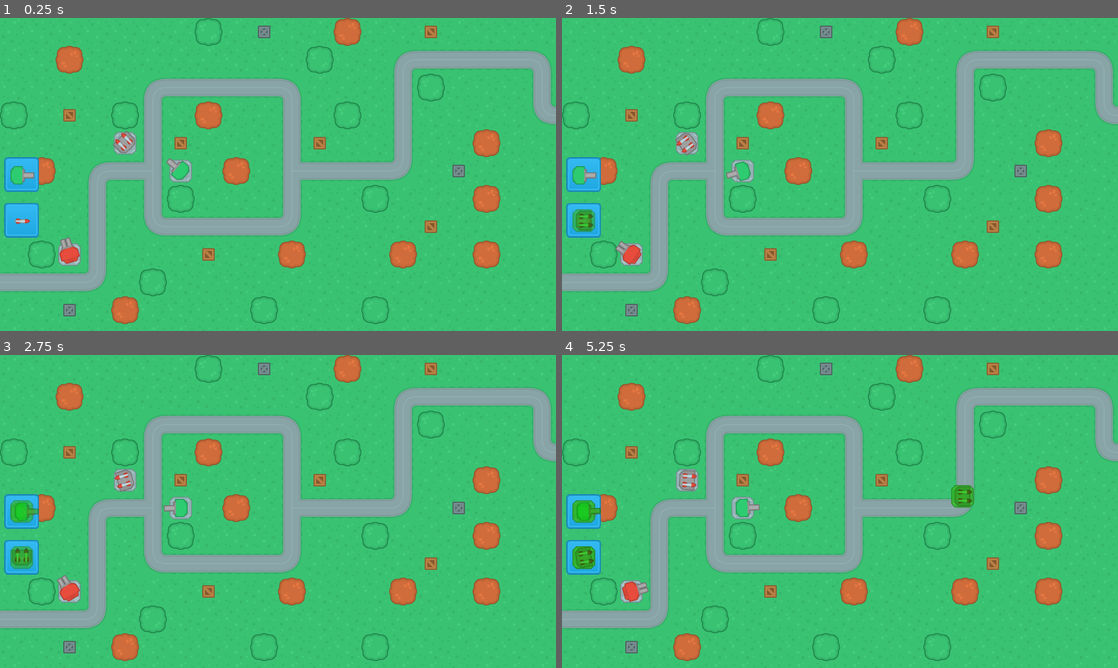
Above: before the commit, frames 1-4 (two rows, left to right).
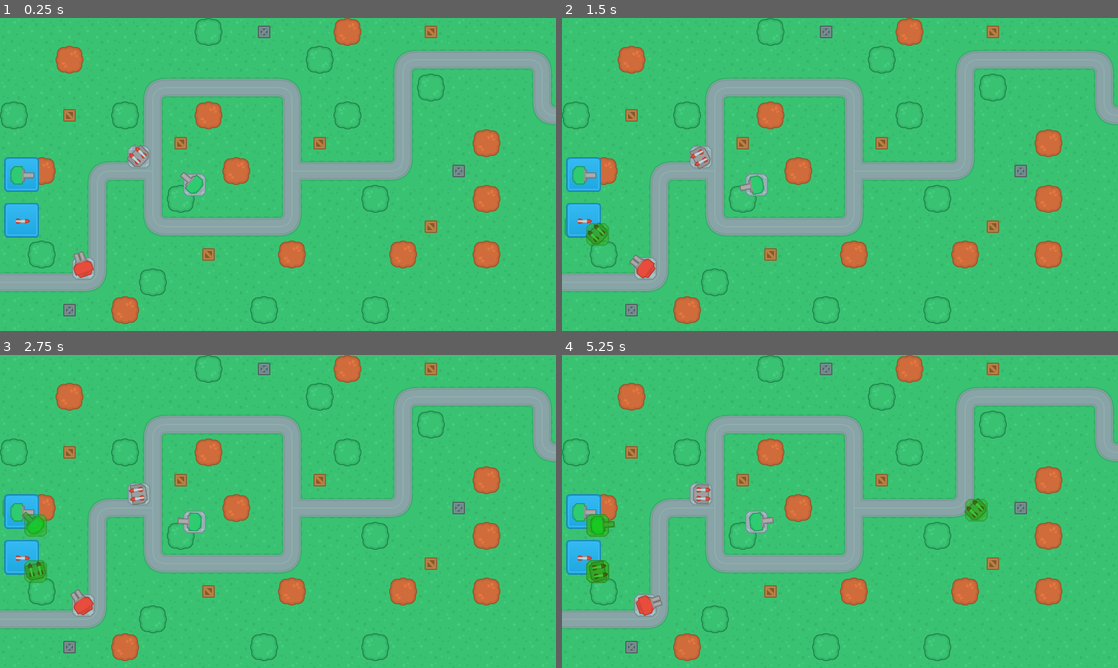
Above: after the commit, the same moments.

Repository: itzaRinna/TowerDefense
Game: Godot game, scene res://Scenes/MainScenes/GameScene.tscn
Same seed, same stepped clock (60 frames per second), same inputs: the game is played once before the commit and once after it. The project has no main scene, so this scene is started directly.
Inputs (mouse positions are in pixels of both pictures, inside the frame that each line leads up to):
- Up to frame 1 (0.25 s): no input
- Up to frame 2 (1.5 s): click (584, 174) at 0.5 s; click (584, 221) at 1.25 s
- Up to frame 3 (2.75 s): click (22, 511) at 2 s
- Up to frame 4 (5.25 s): click (584, 558) at 2.75 s; click (584, 511) at 3.5 s; click (584, 558) at 4.25 s; tap Enter (ui_accept) at 5, 5.1 s; move the mouse to (962, 495) at 5.02 s

The runs differ from the first frame. In frame 1, 1.3% of the frame differs, in the area x 10-37%, y 36-84%; in frame 2, 1.8%; in frame 3, 2.3%; in frame 4, 2.9%, in the area x 1-77%, y 36-84%.

Commit message:
building towers&turrets mechanics

Diff:
--- a/source/Scenes/MainScenes/GameScene.gd
+++ b/source/Scenes/MainScenes/GameScene.gd
@@ -1,38 +1,58 @@
 extends Node2D
 
 var map_node
-
 var build_mode = false
 var build_valid = false
 var build_location
 var build_type
 
 func _ready():
-	map_node = get_node("Map1") ## Bien cai nay thanh bien dua tren selected map
+	map_node = get_node("Map1") ## Consider making this a variable based on the selected map
 
 	for i in get_tree().get_nodes_in_group("build_buttons"):
-		i.connect("pressed",self, "initiate_build_mode", [i.get_name()])
+		i.connect("pressed", self, "initiate_build_mode", [i.get_name()])
 
-
-func _process(delta):
-	pass
-
+func _process(_delta):
+	if build_mode:
+		update_tower_preview()
 
 func _unhandled_input(event):
-	pass
-
+	if event.is_action_released("ui_cancel") and build_mode:
+		cancel_build_mode()
+	if event.is_action_released("ui_accept") and build_mode:
+		verify_and_build()
+		cancel_build_mode()
 
 func initiate_build_mode(tower_type):
 	build_type = tower_type + "T1"
 	build_mode = true
 	get_node("UI").set_tower_preview(build_type, get_global_mouse_position())
 
+func update_tower_preview():
+	var mouse_position = get_global_mouse_position()
+	var current_tile = map_node.get_node("TowerExclusion").world_to_map(mouse_position)
+	var tile_position = map_node.get_node("TowerExclusion").map_to_world(current_tile)
 
-func update_tower_preview():
-	pass
+	if map_node.get_node("TowerExclusion").get_cellv(current_tile) == -1:
+		get_node("UI").update_tower_preview(tile_position, "ad54ff3c")
+		build_valid = true
+		build_location = tile_position
+	else:
+		get_node("UI").update_tower_preview(tile_position, "adff4545")
+		build_valid = false
 
 func cancel_build_mode():
-	pass
+	build_mode = false
+	build_valid = false
+	var tower_preview = get_node("UI/TowerPreview")
+	if tower_preview:
+		tower_preview.queue_free()
 
 func verify_and_build():
-	pass
+	if build_valid:
+		## Test to verify player has enough cash
+		var new_tower = load("res://Scenes/Turrets/" + build_type + ".tscn").instance()
+		new_tower.position = build_location
+		map_node.get_node("Turrets").add_child(new_tower)
+		## Deduct cash
+		## Update cash label
--- a/source/Scenes/MainScenes/GameScene.tscn
+++ b/source/Scenes/MainScenes/GameScene.tscn
@@ -18,6 +18,7 @@
 [node name="HUD" type="Control" parent="UI"]
 anchor_right = 1.0
 anchor_bottom = 1.0
+mouse_filter = 2
 
 [node name="BuildBar" type="VBoxContainer" parent="UI/HUD"]
 anchor_top = 1.0
--- a/source/Scenes/MainScenes/UI.gd
+++ b/source/Scenes/MainScenes/UI.gd
@@ -6,8 +6,16 @@
 	drag_tower.modulate = Color("ad54ff3c")
 
 	var control = Control.new()
-	control.add_child(drag_tower)
+	control.add_child(drag_tower, true)
 	control.rect_position = mouse_position
 	control.set_name("TowerPreview")
 	add_child(control)
 	move_child(get_node("TowerPreview"), 0)
+
+func update_tower_preview(new_position, color):
+	var tower_preview = get_node("TowerPreview")
+	var drag_tower = tower_preview.get_node("DragTower")
+
+	tower_preview.rect_position = new_position
+	if drag_tower.modulate != Color(color):
+		drag_tower.modulate = Color(color)
--- a/source/Scenes/Turrets/GunT1.tscn
+++ b/source/Scenes/Turrets/GunT1.tscn
@@ -8,9 +8,11 @@
 script = ExtResource( 3 )
 
 [node name="Base" type="Sprite" parent="."]
+position = Vector2( 32, 32 )
 texture = ExtResource( 1 )
 
 [node name="Turret" type="Sprite" parent="."]
+position = Vector2( 32, 32 )
 texture = ExtResource( 2 )
 offset = Vector2( 12, 0 )
 
--- a/source/Scenes/Turrets/GunT2.tscn
+++ b/source/Scenes/Turrets/GunT2.tscn
@@ -8,9 +8,11 @@
 script = ExtResource( 3 )
 
 [node name="Base" type="Sprite" parent="."]
+position = Vector2( 32, 32 )
 texture = ExtResource( 1 )
 
 [node name="Turret" type="Sprite" parent="."]
+position = Vector2( 32, 32 )
 texture = ExtResource( 2 )
 offset = Vector2( 10, 0 )
 
--- a/source/Scenes/Turrets/MissileT1.tscn
+++ b/source/Scenes/Turrets/MissileT1.tscn
@@ -9,9 +9,11 @@
 script = ExtResource( 4 )
 
 [node name="Base" type="Sprite" parent="."]
+position = Vector2( 32, 32 )
 texture = ExtResource( 2 )
 
 [node name="Turret" type="Sprite" parent="."]
+position = Vector2( 32, 32 )
 texture = ExtResource( 1 )
 
 [node name="Missile1" type="Sprite" parent="Turret"]
--- a/source/project.godot
+++ b/source/project.godot
@@ -26,6 +26,25 @@
 
 common/drop_mouse_on_gui_input_disabled=true
 
+[input]
+
+ui_accept={
+"deadzone": 0.5,
+"events": [ Object(InputEventKey,"resource_local_to_scene":false,"resource_name":"","device":0,"alt":false,"shift":false,"control":false,"meta":false,"command":false,"pressed":false,"scancode":16777221,"physical_scancode":0,"unicode":0,"echo":false,"script":null)
+, Object(InputEventKey,"resource_local_to_scene":false,"resource_name":"","device":0,"alt":false,"shift":false,"control":false,"meta":false,"command":false,"pressed":false,"scancode":16777222,"physical_scancode":0,"unicode":0,"echo":false,"script":null)
+, Object(InputEventKey,"resource_local_to_scene":false,"resource_name":"","device":0,"alt":false,"shift":false,"control":false,"meta":false,"command":false,"pressed":false,"scancode":32,"physical_scancode":0,"unicode":0,"echo":false,"script":null)
+, Object(InputEventJoypadButton,"resource_local_to_scene":false,"resource_name":"","device":0,"button_index":0,"pressure":0.0,"pressed":false,"script":null)
+, Object(InputEventMouseButton,"resource_local_to_scene":false,"resource_name":"","device":0,"alt":false,"shift":false,"control":false,"meta":false,"command":false,"button_mask":0,"position":Vector2( 0, 0 ),"global_position":Vector2( 0, 0 ),"factor":1.0,"button_index":1,"pressed":false,"doubleclick":false,"script":null)
+ ]
+}
+ui_cancel={
+"deadzone": 0.5,
+"events": [ Object(InputEventKey,"resource_local_to_scene":false,"resource_name":"","device":0,"alt":false,"shift":false,"control":false,"meta":false,"command":false,"pressed":false,"scancode":16777217,"physical_scancode":0,"unicode":0,"echo":false,"script":null)
+, Object(InputEventJoypadButton,"resource_local_to_scene":false,"resource_name":"","device":0,"button_index":1,"pressure":0.0,"pressed":false,"script":null)
+, Object(InputEventMouseButton,"resource_local_to_scene":false,"resource_name":"","device":0,"alt":false,"shift":false,"control":false,"meta":false,"command":false,"button_mask":0,"position":Vector2( 0, 0 ),"global_position":Vector2( 0, 0 ),"factor":1.0,"button_index":2,"pressed":false,"doubleclick":false,"script":null)
+ ]
+}
+
 [mono]
 
 project/assembly_name="Godot"
